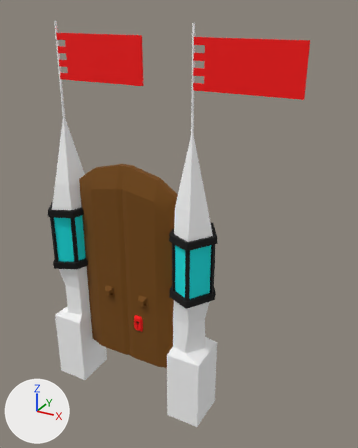
One commit to the FBX model Assets/MyModel3dsMax/Modele/Porte/Porte/Porte.FBX: the scene before it, then after it.
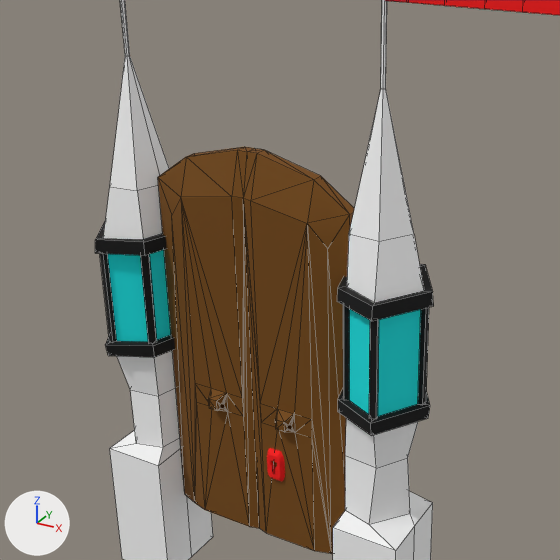
Old and new are each drawn whole from a 50 mm camera at (22.4, -31.8, 30.6) aimed at (4.2, 1.4, 14.0) and again close up on the part from 0% to 78% of the width and 20% to 83% of the height. Lighting does not change. The marker at lower left points along +X, +Y and +Z. The close-ups show mesh edges as thin lines.

Script lines for the objects in view, before the commit:
```python
me_mesh = bpy.data.meshes.new('Mesh')
me_mesh.from_pydata(...)  # 486 vertices, 470 faces; spans x -168.0..101.0, y -45.0..357.0, z -27.0..25.0
# faces by material slot: [220, 12, 96, 142]
me_mesh.materials.append(mat_rouge)  # red #ff0000
me_mesh.materials.append(mat_bleu)  # cyan #00e8e9
me_mesh.materials.append(mat_blanc)  # white #fbfbfb
me_mesh.materials.append(mat_noir)  # black #000000
me_mesh_001 = bpy.data.meshes.new('Mesh.001')
me_mesh_001.from_pydata(...)  # 71 vertices, 114 faces; spans x 0.0..57.0, y 4.0..227.0, z -9.0..14.0
me_mesh_001.materials.append(mat_marron)  # brown #754700
me_mesh_003 = bpy.data.meshes.new('Mesh.003')
me_mesh_003.from_pydata(...)  # 71 vertices, 114 faces; spans x -58.0..0.0, y 4.0..227.0, z -9.0..14.0
me_mesh_003.materials.append(mat_marron)  # brown #754700
ob_pillierg = bpy.data.objects.new('PillierG', me_mesh)
ob_pillierg.location = (0.0, 0.0, 0.0)
ob_pillierg.rotation_euler = (-1.571, 0.0, 0.0)  # degrees (-90, 0, 0)
ob_pillierg.scale = (-0.0829, -0.0829, -0.0913)
ob_ported = bpy.data.objects.new('PorteD', me_mesh_001)
ob_ported.location = (4.75, 0.07, 0.0)
ob_ported.rotation_euler = (-1.571, 0.0, 0.0)  # degrees (-90, 0, 0)
ob_ported.scale = (-0.0829, -0.0829, -0.0913)
ob_porteg = bpy.data.objects.new('PorteG', me_mesh_003)
ob_porteg.location = (-4.78, 0.09, 0.0)
ob_porteg.rotation_euler = (-1.571, 0.0, 0.0)  # degrees (-90, 0, 0)
ob_porteg.scale = (-0.0829, -0.0829, -0.0913)
```
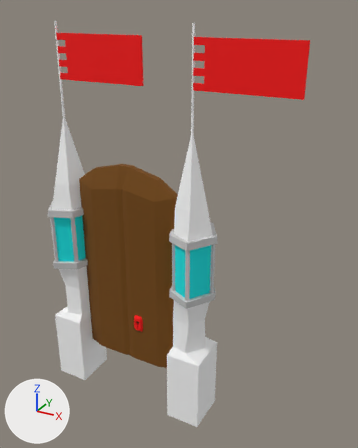
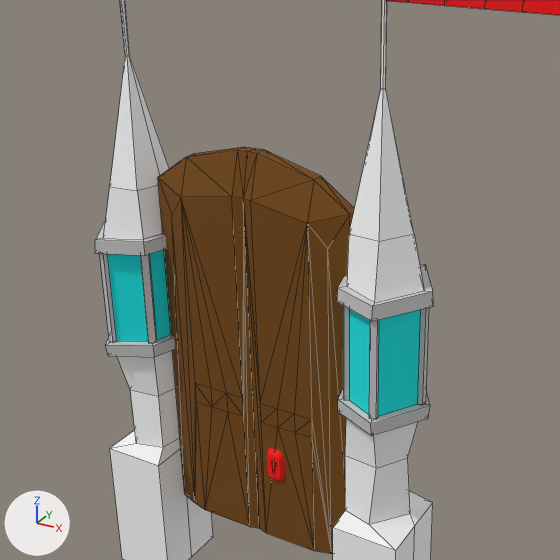
Boxes [x1, y1, x2, y2] around the edits, measured in the close-ups (560 x 560 px):
'PillierG', reshaped: before [95, 0, 560, 560]; after [95, 0, 434, 560]
part 1 of me_mesh_001, cut back: before [275, 409, 295, 433]; after [277, 409, 295, 433]
part 2 of me_mesh_003, cut back: before [208, 389, 228, 412]; after [211, 389, 228, 412]
part 3 of me_mesh, recoloured (black to grey): [95, 222, 434, 436] in both
'flagD', unchanged, uncovered by the edit: after [385, 0, 560, 15]

The change in detail:
Material 'Material #35' (mat_material__35) is new.
Its base color is (0.588, 0.588, 0.588) (light grey #cacaca).
Its roughness is 0.859.
me_mesh_003 is used by ob_porteg; location (-4.78, 0.09, 0.0); rotation (-1.571, 0.0, 0.0), in degrees (-90, 0, 0); scale (-0.0829, -0.0829, -0.0913).
me_mesh_003 had 71 vertices, 114 faces and spanned x -58.0..0.0, y 4.0..227.0, z -9.0..14.0.
me_mesh_003 now has 39 vertices, 74 faces and spans x -58.0..0.0, y 4.0..227.0, z -9.0..9.0.
Part 2, on me_mesh_003:
32 vertices are removed from x -41.0..-31.0, y 80.0..87.0, z 10.0..14.0.
42 faces are deleted.
2 new faces join them.
me_mesh is used by ob_pillierg; location (0.0, 0.0, 0.0); rotation (-1.571, 0.0, 0.0), in degrees (-90, 0, 0); scale (-0.0829, -0.0829, -0.0913).
me_mesh had 486 vertices, 470 faces and spanned x -168.0..101.0, y -45.0..357.0, z -27.0..25.0.
me_mesh no longer uses material mat_rouge (red #ff0000).
me_mesh now has 262 vertices, 250 faces and spans x -101.0..101.0, y -45.0..357.0, z -27.0..25.0.
me_mesh part 3: 142 faces spanning x -101.0..101.0, y 104.0..173.0, z -27.0..25.0 switch from mat_noir (black #000000) to mat_material__35 (light grey #cacaca).
me_mesh_001 is used by ob_ported; location (4.75, 0.07, 0.0); rotation (-1.571, 0.0, 0.0), in degrees (-90, 0, 0); scale (-0.0829, -0.0829, -0.0913).
me_mesh_001 had 71 vertices, 114 faces and spanned x 0.0..57.0, y 4.0..227.0, z -9.0..14.0.
me_mesh_001 now has 39 vertices, 74 faces and spans x 0.0..57.0, y 4.0..227.0, z -9.0..9.0.
Part 1, on me_mesh_001:
32 vertices are removed from x 31.0..40.0, y 80.0..87.0, z 10.0..14.0.
42 faces are deleted.
2 new faces join them.
